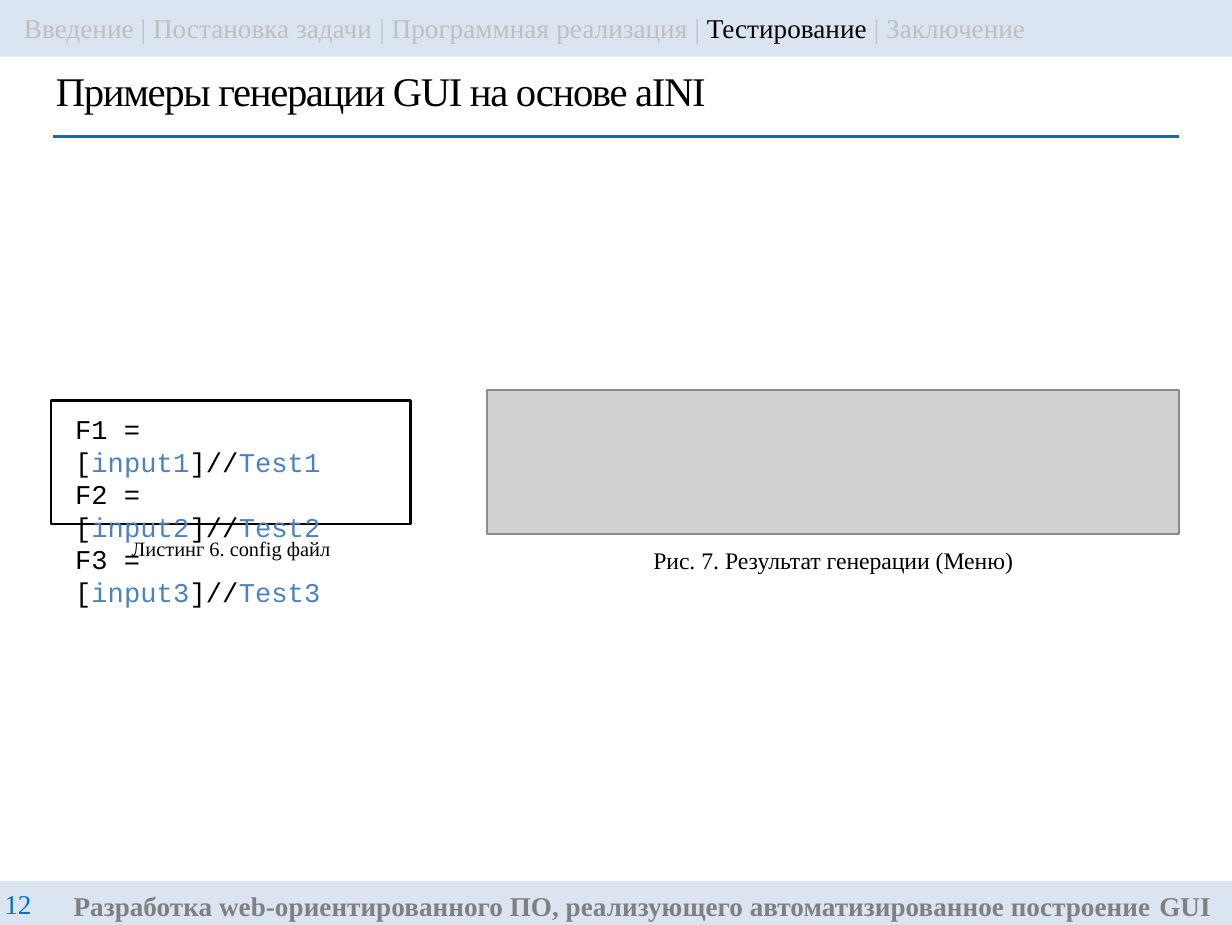
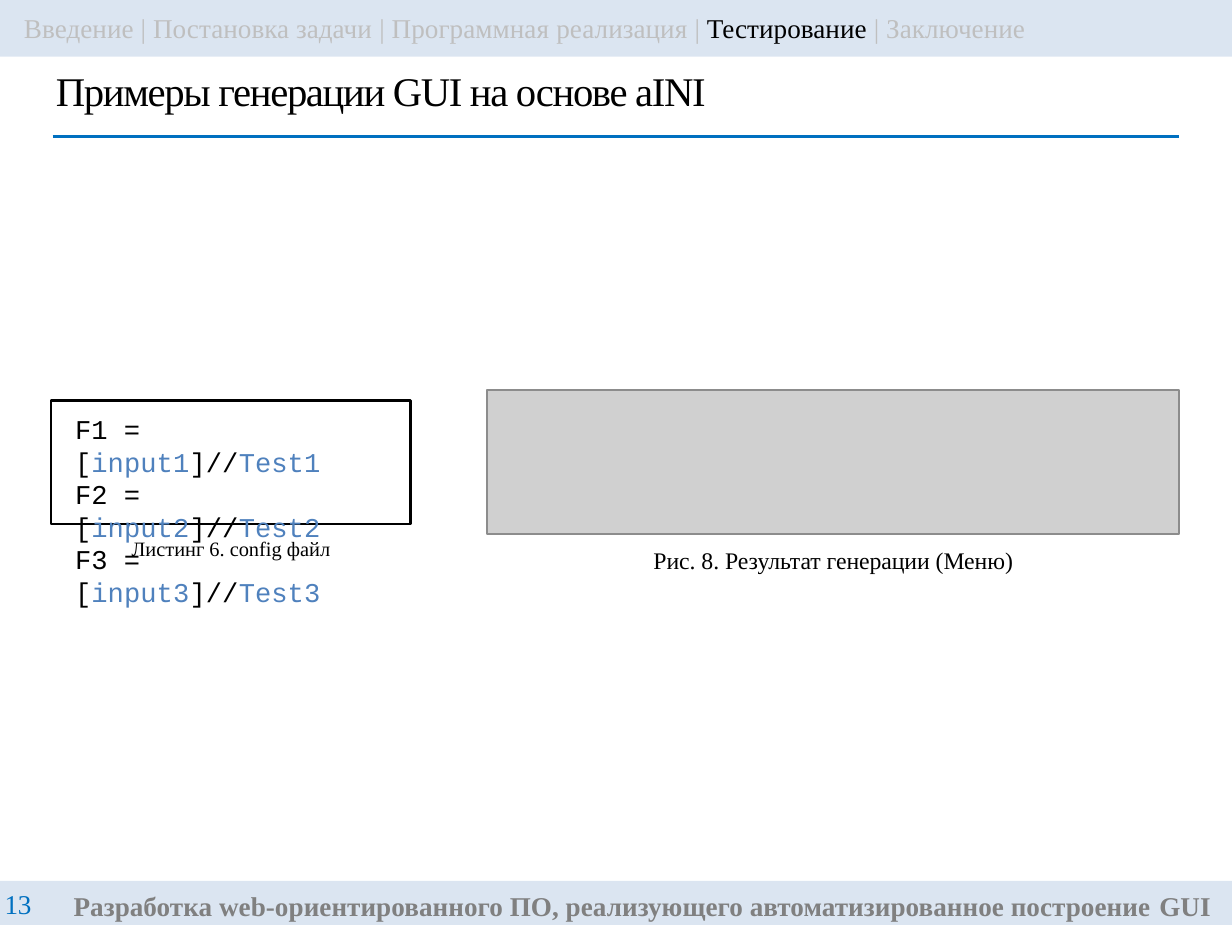
Before and after one commit to ITesserakt/Kodept, a slide deck: slide 13 of 04 - ВКРы/2022-2023 - Разр.библ.функций на языке Python автомат.построения GUI/rndhpc_vkr_pres_gui_2023_83_VasilyanA.pptx (slide 12 before the commit). Drawn at 1232x925 pixels with LibreOffice and Linux fonts; fonts in the diff are those of the drawing; grey boxes stand for pictures. Boxes give left, top, right and bottom in pixels: in the first picture for what was removed or moved away, otherwise in the second. Text is boxed around its words. In the diff, an @@ line names an element or a change of style, - is before the commit and + after.

```diff
--- a/04 - ВКРы/2022-2023 - Разр.библ.функций на языке Python автомат.построения GUI/rndhpc_vkr_pres_gui_2023_83_VasilyanA.pptx
+++ b/04 - ВКРы/2022-2023 - Разр.библ.функций на языке Python автомат.построения GUI/rndhpc_vkr_pres_gui_2023_83_VasilyanA.pptx
@@ text at bbox=[653, 552, 1013, 574]: text changed @@
-Рис. 7. Результат генерации (Меню)
+Рис. 8. Результат генерации (Меню)
@@ page number at bbox=[5, 896, 32, 915]: text changed @@
-12
+13
```
Also in this commit, not shown: 6 other slides changed, 1 slide added, 4 other files.
